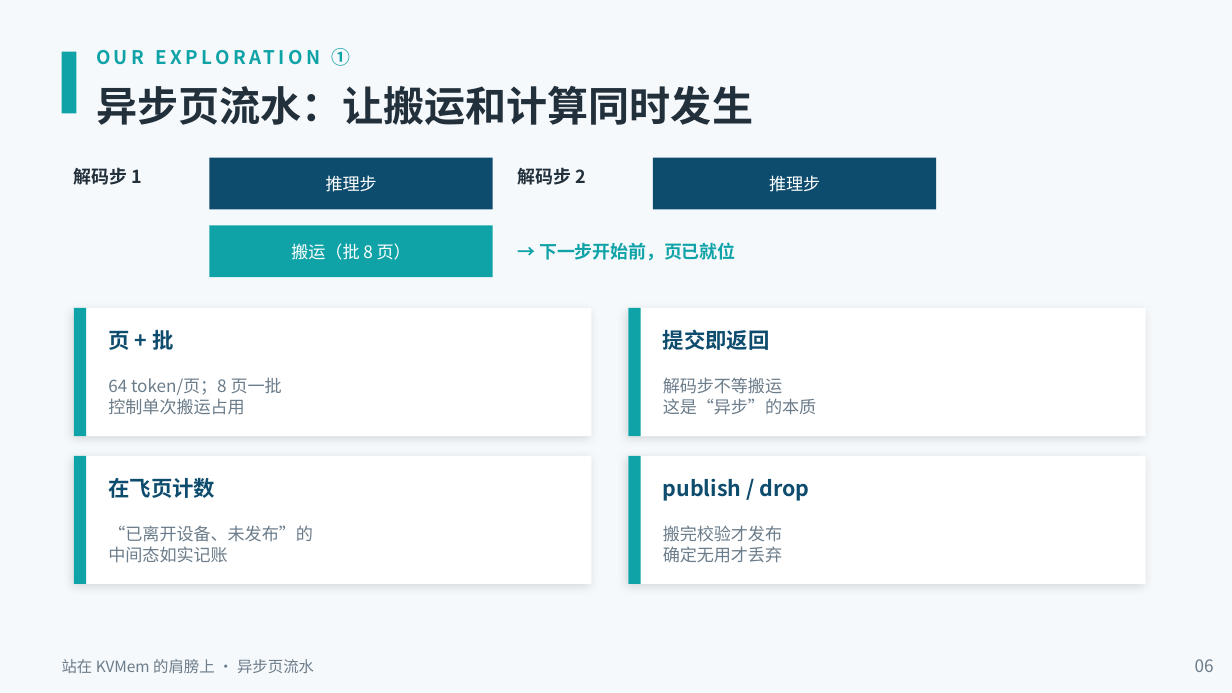
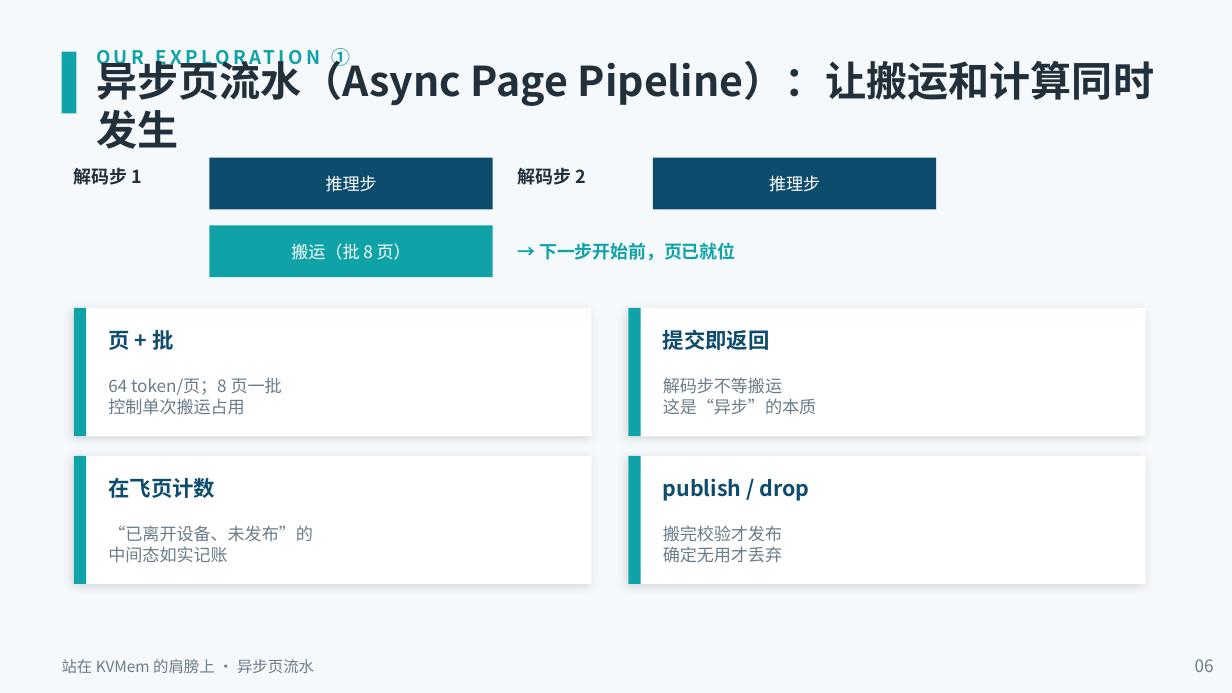
Before and after one commit to paicat1/Ninfer-KVMem-Async, a slide deck: slide 6 of docs/异步页流水-技术说明.pptx. Drawn at 1232x693 pixels with LibreOffice and Linux fonts; fonts in the diff are those of the drawing. Boxes give left, top, right and bottom in pixels: in the first picture for what was removed or moved away, otherwise in the second. Text is boxed around its words. In the diff, an @@ line names an element or a change of style, - is before the commit and + after.

Commit message:
docs(公开材料): PPT 18 页——①探索①页加英文名 Async Page Pipeline ②阶段页时点更正为'V2 上线初期成果快照（10-11~14）'并注明非最新 ③AB 页补实验数据（75.3K→152K→229K vs 池 65,536 = 1.15/2.3/3.5× 超池）+ 同步臂未现谷的诚实解释（前序修复可能碰巧缓解）④新增'为什么要开源'页（限定场景生产可用→借社区/上游协同攻关 + 定位与承诺口径，据发布前事项 §0）⑤MD 同步（时点说明/另注/开源动因段）

```diff
--- a/docs/异步页流水-技术说明.pptx
+++ b/docs/异步页流水-技术说明.pptx
@@ text at (96,54,1154,149): text changed @@
-异步页流水：让搬运和计算同时发生
+异步页流水（Async Page Pipeline）：让搬运和计算同时发生
```
Also in this commit, not shown: 2 other slides changed, 1 slide added, 1 other file.
